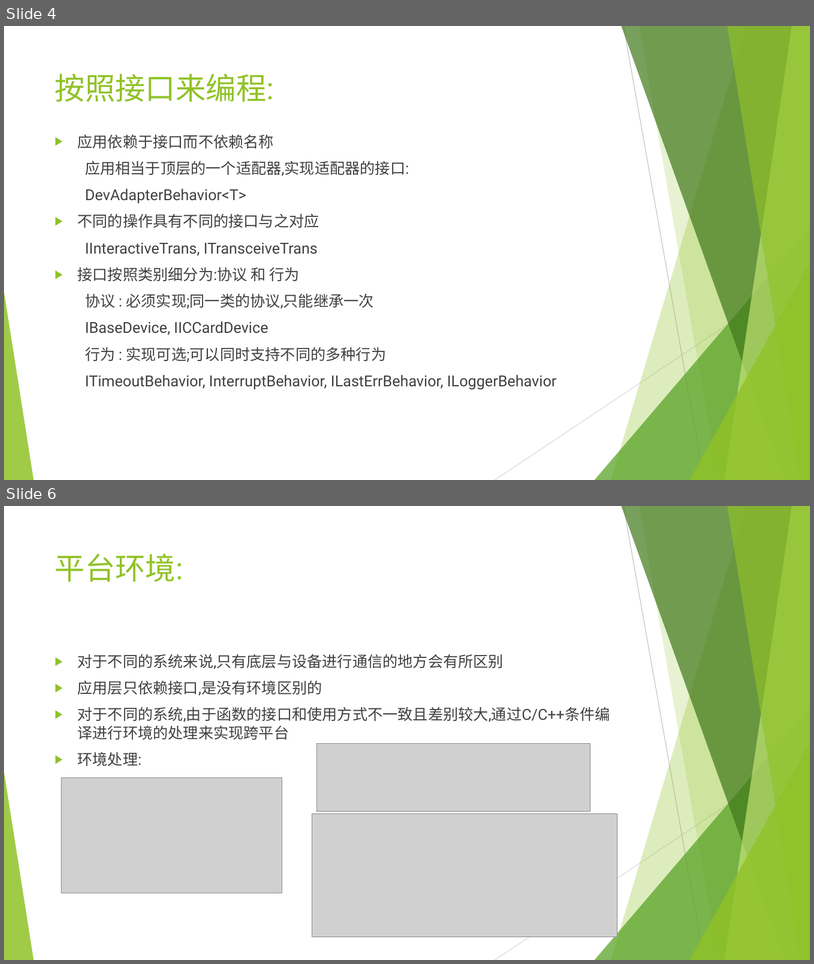
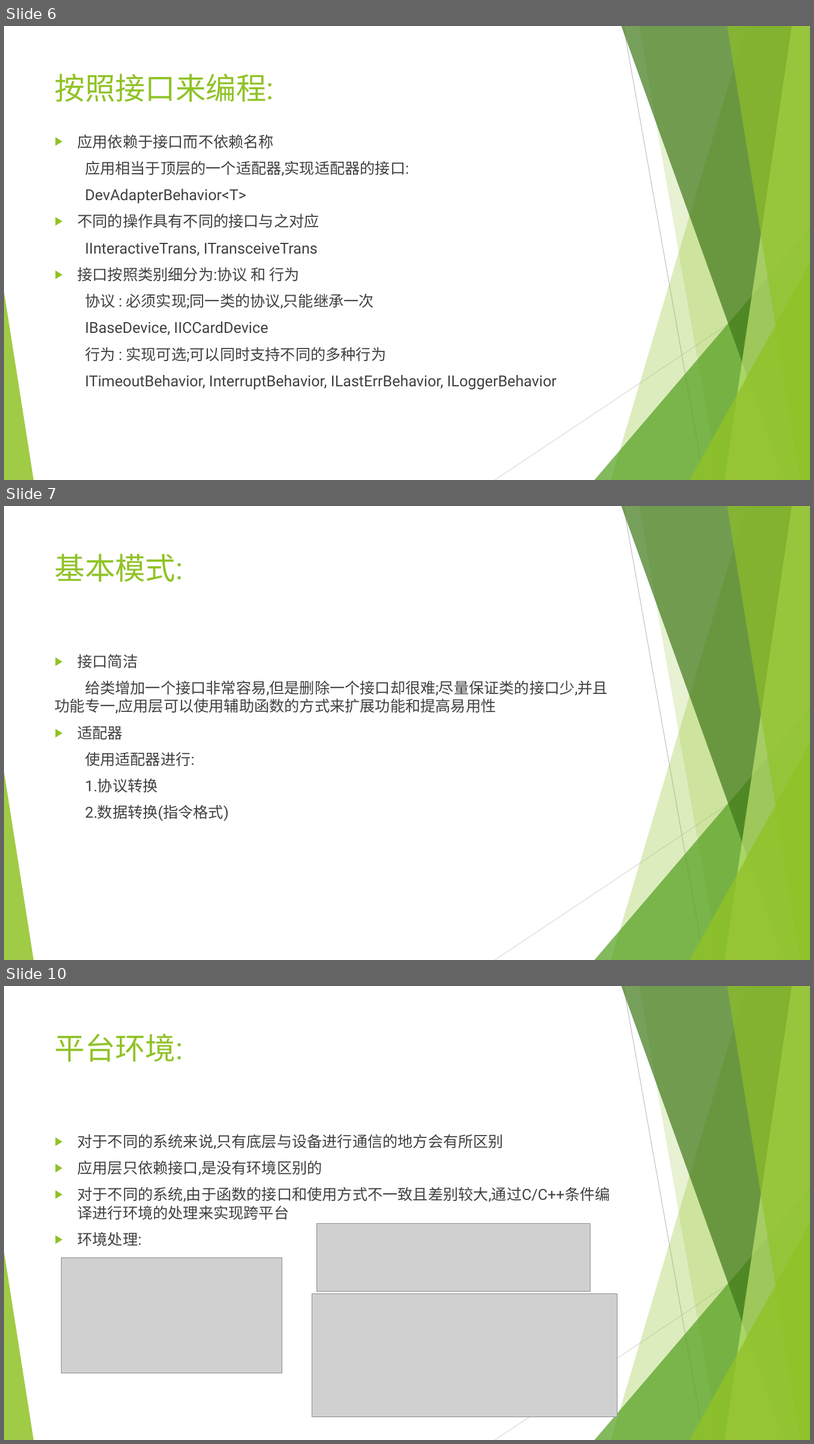
Before and after one commit to Zhyioo/libzhouyb, a slide deck: zhou_yb/about/PPT/第3章 框架结构.pptx. Shown one above the other, each under a label of ours: slides 4 and 6 before the commit, slides 6, 7 and 10 after it; the slides between them are not shown. The pictures are 814x964 and 814x1444 pixels, drawn with LibreOffice and Linux fonts; fonts in the diff are those of the drawing; grey boxes stand for pictures. Boxes give left, top, right and bottom in pixels: in the first picture for what was removed or moved away, otherwise in the second. Text is boxed around its words. In the diff, an @@ line names an element or a change of style, - is before the commit and + after.

```diff
--- a/zhou_yb/about/PPT/第3章 框架结构.pptx
+++ b/zhou_yb/about/PPT/第3章 框架结构.pptx
@@ slide 7 added at box(4, 506, 810, 960), background #FFFFFF; not listed: 10 template elements that a slide beside it also shows @@
@@ title added at box(55, 553, 183, 582), 36 pt, text #90C226 @@
+基本模式:
@@ text added at box(55, 654, 608, 821), 18 pt, text #404040 @@
+▶ 接口简洁
+给类增加一个接口非常容易,但是删除一个接口却很难;尽量保证类的接口少,并且功能专一,应用层可以使用辅助函数的方式来扩展功能和提高易用性
+▶ 适配器
+使用适配器进行:
+1.协议转换
+2.数据转换(指令格式)
@@ what was slide 4 is now slide 6 @@
@@ what was slide 6 is now slide 10 @@
```
Also in this commit, not shown: 2 slides changed, 3 other slides added, 2 other files.
